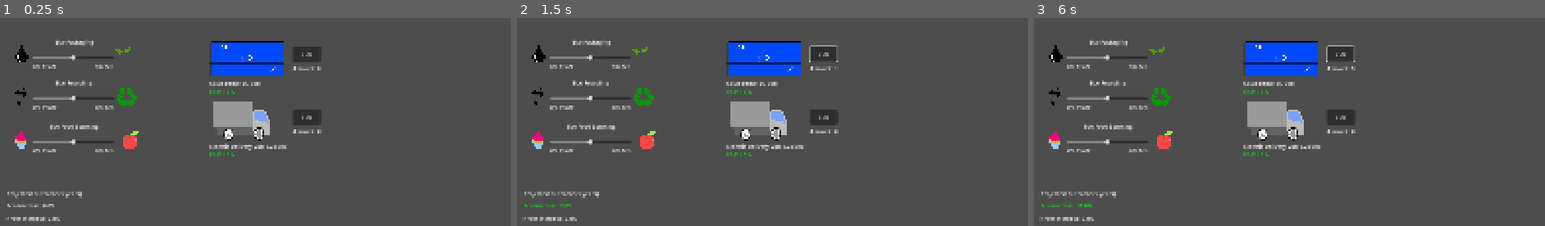
Above: before the commit, frames 1-3 (left to right).
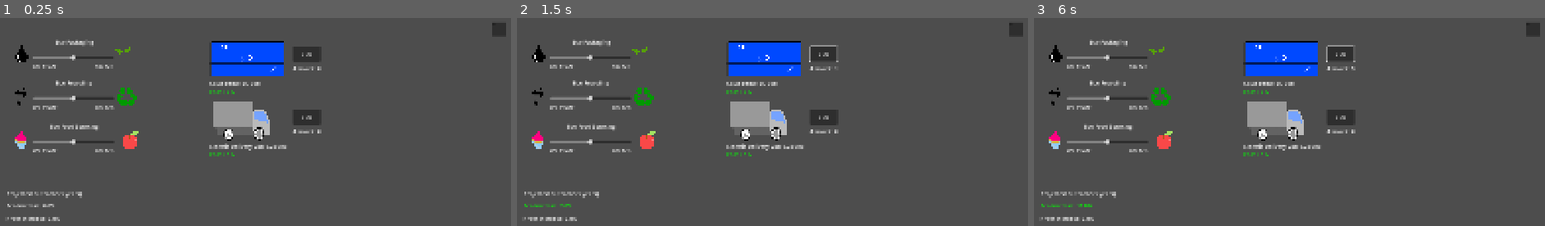
Above: after the commit, the same moments.

Repository: theresaaung/HACKATHON
Game: Godot game, scene res://scenes/main.tscn
The game is run twice, just before and just after one commit, with the same random seed, the same clock (stepped at 60 frames per second) and the same inputs.
Inputs (mouse positions are in pixels of both pictures, inside the frame that each line leads up to):
- Up to frame 1 (0.25 s): no input
- Up to frame 2 (1.5 s): click "BUY" at 0.5 s; click (1012, 24) at 1.27 s
- Up to frame 3 (6 s): click "BUY" at 2 s; click (1529, 24) at 2.77 s; click "BUY" at 3.5 s; click (1529, 24) at 4.27 s; tap Enter at 5 s; tap Space at 5.75 s

The runs differ from the first frame. In frame 1, 0.2% of the frame differs, in the area x 96-100%, y 2-9%; in frame 2, 0.2%; in frame 3, 0.2%.

Commit message:
console added to main

Diff:
--- a/company-net-zero-sim/scenes/main.tscn
+++ b/company-net-zero-sim/scenes/main.tscn
@@ -7,6 +7,7 @@
 [ext_resource type="PackedScene" uid="uid://si0idodylfyn" path="res://scenes/ProjectedOutcomeLabel.tscn" id="5_wp0k4"]
 [ext_resource type="PackedScene" uid="uid://bvgwdqpyvod2k" path="res://scenes/SolarPanelOption.tscn" id="6_bjd11"]
 [ext_resource type="PackedScene" uid="uid://mjg8acdyfui8" path="res://scenes/VanOption.tscn" id="7_qmy6f"]
+[ext_resource type="PackedScene" uid="uid://cmfoo8uxdi6gs" path="res://scenes/console.tscn" id="8_jlsqs"]
 
 [node name="Main" type="Node2D"]
 script = ExtResource("1_nxtc6")
@@ -54,3 +55,6 @@
 offset_right = 638.0
 offset_bottom = 492.0
 price = 20000.0
+
+[node name="Console" parent="." instance=ExtResource("8_jlsqs")]
+position = Vector2(1501, 268)
Not shown: 1 places in company-net-zero-sim/scenes/main.tscn that only renumber resources
